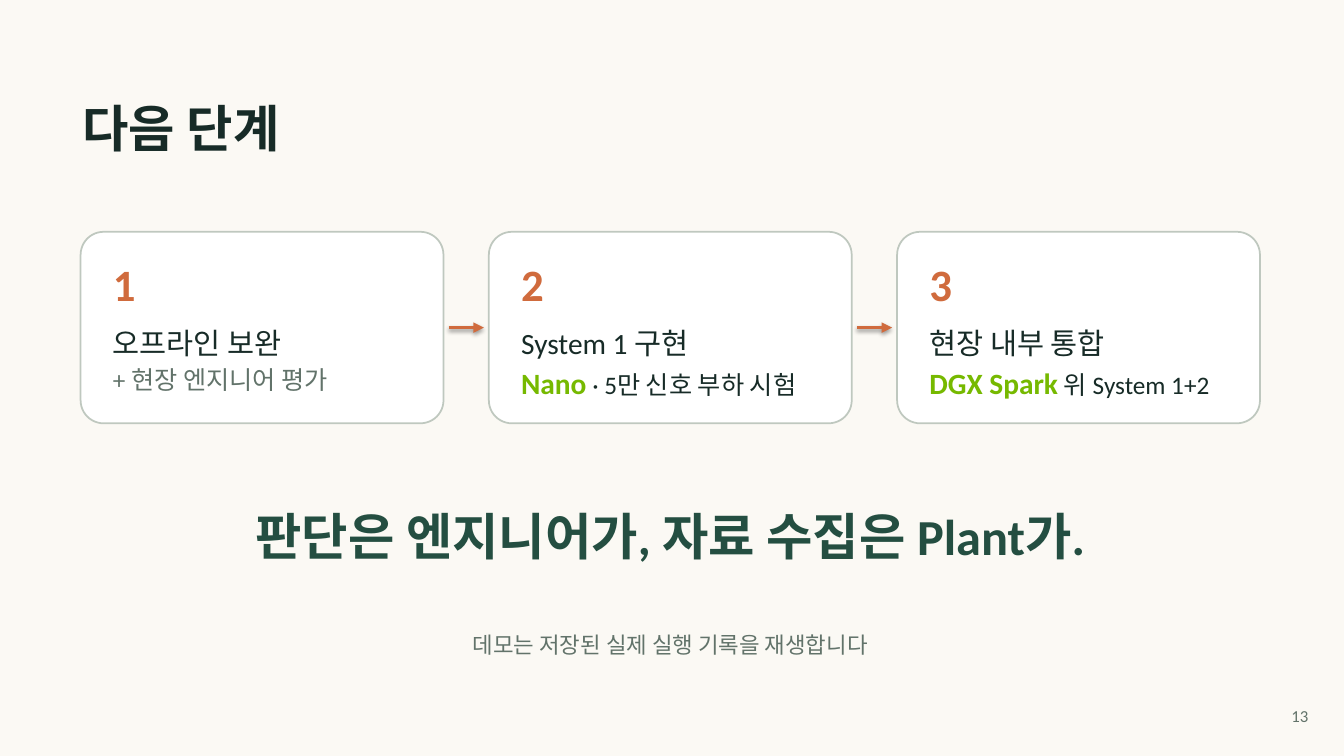
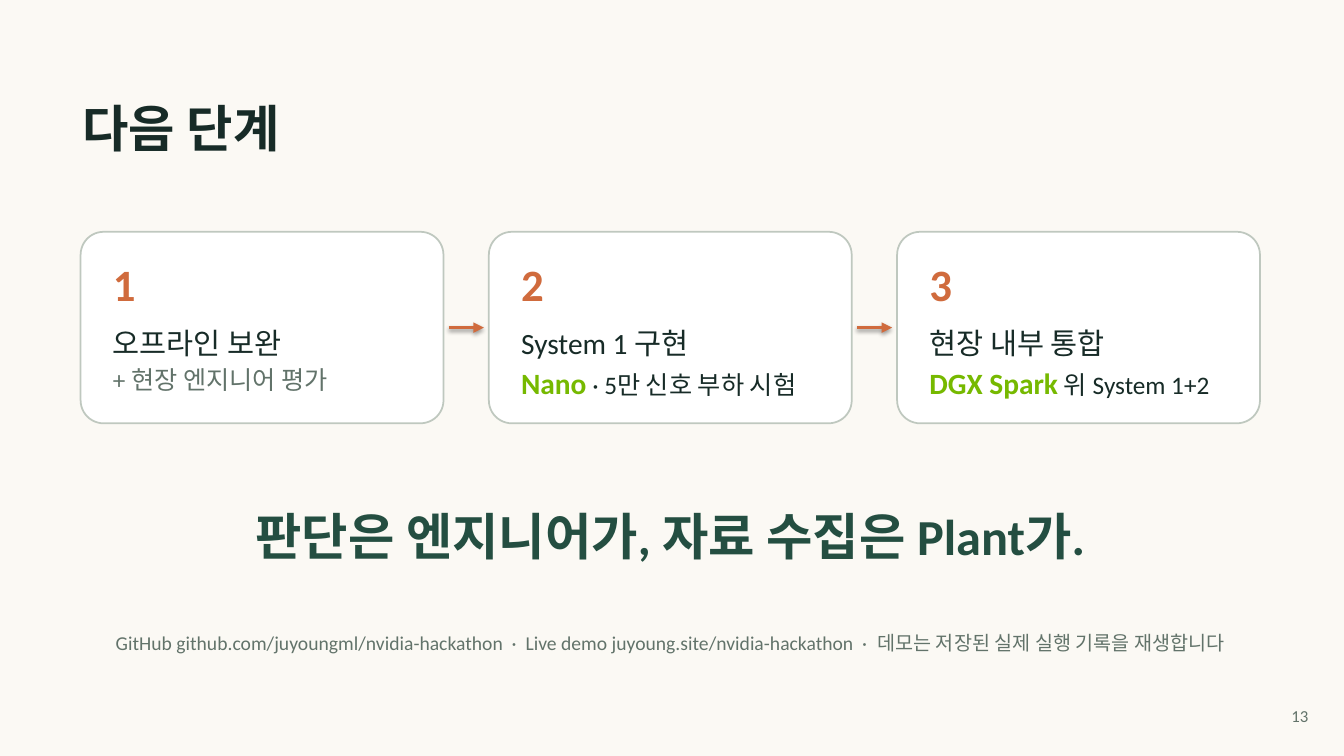
Before and after one commit to juyoungml/nvidia-hackathon, a slide deck: slide 13 of submission/slides/Plant_Reliability_Agent_submission.pptx. Drawn at 1344x756 pixels with LibreOffice and Linux fonts; fonts in the diff are those of the drawing. Boxes give left, top, right and bottom in pixels: in the first picture for what was removed or moved away, otherwise in the second. Text is boxed around its words. In the diff, an @@ line names an element or a change of style, - is before the commit and + after.

```diff
--- a/submission/slides/Plant_Reliability_Agent_submission.pptx
+++ b/submission/slides/Plant_Reliability_Agent_submission.pptx
@@ text at bbox=[116, 633, 1224, 654]: text changed; size 16 to 14 pt @@
-데모는 저장된 실제 실행 기록을 재생합니다
+GitHub github.com/juyoungml/nvidia-hackathon · Live demo juyoung.site/nvidia-hackathon · 데모는 저장된 실제 실행 기록을 재생합니다
```
Also in this commit, not shown: 1 other slide changed, 3 other files.
